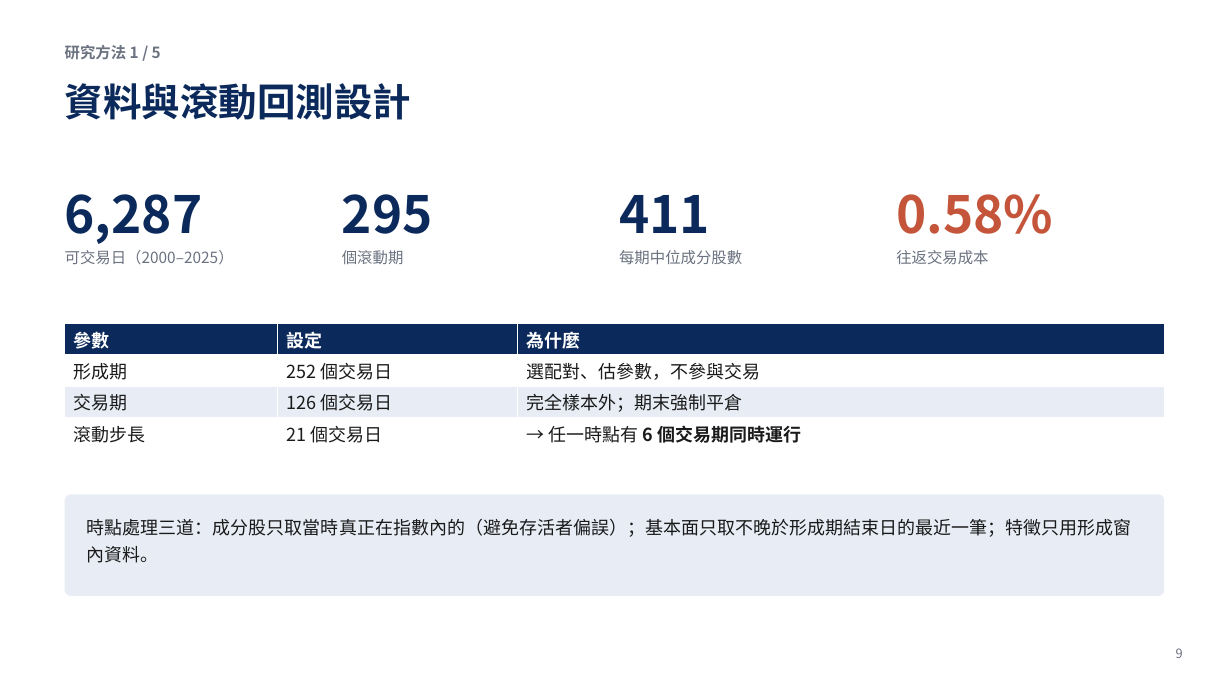
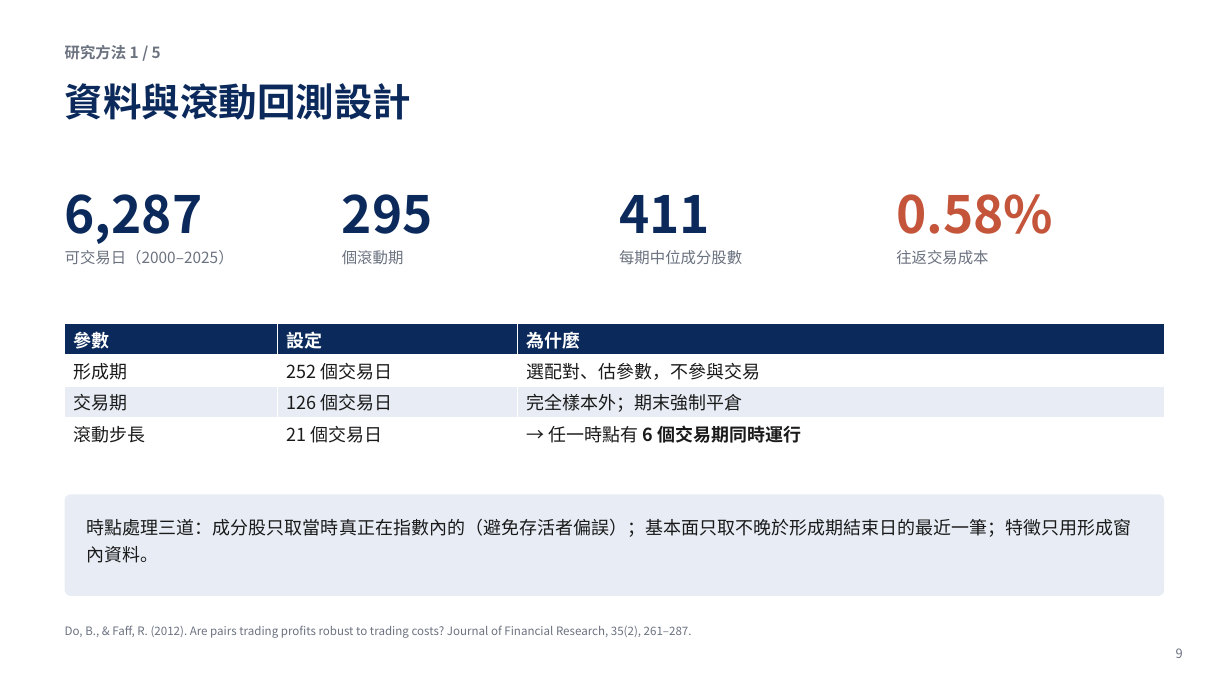
Before and after one commit to LerajieAsta/pairtrade_trainingproject, a slide deck: slide 9 of thesis/口試簡報.pptx. Drawn at 1232x693 pixels with LibreOffice and Linux fonts; fonts in the diff are those of the drawing. Boxes give left, top, right and bottom in pixels: in the first picture for what was removed or moved away, otherwise in the second. Text is boxed around its words. In the diff, an @@ line names an element or a change of style, - is before the commit and + after.

```diff
--- a/thesis/口試簡報.pptx
+++ b/thesis/口試簡報.pptx
@@ text added at (65,625,692,638), 9 pt, text #6B7280 @@
+Do, B., & Faff, R. (2012). Are pairs trading profits robust to trading costs? Journal of Financial Research, 35(2), 261–287.
```
Also in this commit, not shown: 10 other slides changed, 1 other file.
